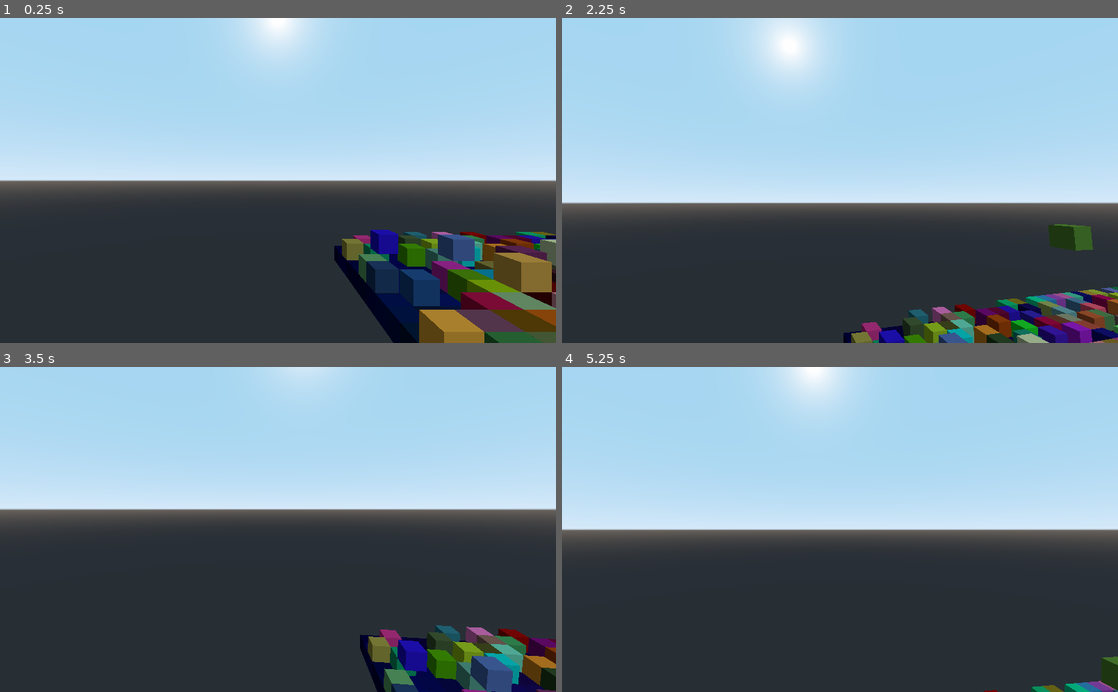
Above: before the commit, frames 1-4 (two rows, left to right).
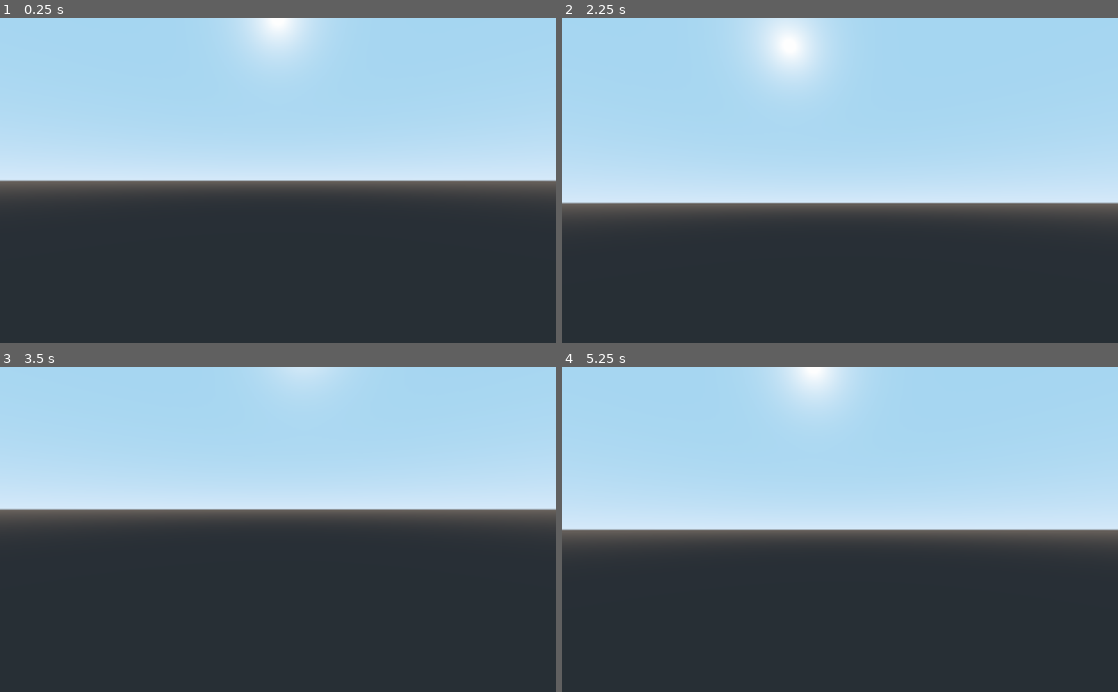
Above: after the commit, the same moments.

Repository: CrispyPin/voxel-raymarcher
Game: Godot game, scene res://main.tscn
Same seed, same stepped clock (60 frames per second), same inputs: the game is played once before the commit and once after it.
Inputs (mouse positions are in pixels of both pictures, inside the frame that each line leads up to):
- Up to frame 1 (0.25 s): no input
- Up to frame 2 (2.25 s): tap Enter at 0.5 s; move the mouse to (867, 180) at 0.52 s; hold Up (ui_up) from 0.53 s (still down); tap Space at 1.25 s; move the mouse to (812, 180) at 1.27 s; move the mouse to (851, 174) at 2.02 s
- Up to frame 3 (3.5 s): keep holding Up (ui_up); tap Enter at 2.75 s; move the mouse to (272, 536) at 2.77 s
- Up to frame 4 (5.25 s): keep holding Up (ui_up); tap Space at 3.5 s; move the mouse to (878, 532) at 3.52 s; move the mouse to (795, 526) at 4.27 s; tap Enter at 5 s; move the mouse to (845, 529) at 5.02 s

The runs differ from the first frame. In frame 1, 11% of the frame differs, in the area x 60-100%, y 65-100%; in frame 2, 5.7%; in frame 3, 5.6%; in frame 4, 0.6%.

Commit message:
fix not properly emptying voxel set at start for larger sets, general cleanup

Diff:
--- a/cube-raymarch/chunk.gd
+++ b/cube-raymarch/chunk.gd
@@ -1,7 +1,7 @@
 extends MeshInstance
 
 export var voxel_count = 64
-export var voxel_size = 0.5
+export var voxel_size = 0.5#0.03125
 var chunk_size = voxel_count * voxel_size;
 
 var voxels = Texture3D.new()
@@ -16,14 +16,12 @@
 
 	for x in range(voxel_count):
 		for z in range(voxel_count):
-			set_raw(x, 0, z, Color(x/64.0, z/64.0, randf()*0.25+0.25, 1))
-			set_raw(x, voxel_count-1, z, Color(x/64.0, z/64.0, randf()*0.25+0.25, 1))
+			set_raw(x, 0, z, Color(x/64.0, z/64.0, 0.5, 1))
+			set_raw(x, voxel_count-1, z, Color(x/64.0, z/64.0, 0.5, 1))
 			if randf() < 0.4:
 				set_raw(x, 1, z, Color(randf(), randf(), randf(), 1))
 			if randf() < 0.05:
 				set_raw(x, 2, z, Color(randf(), randf(), randf(), 1))
-
-	set_raw(8,8,8, Color(randf(), randf(), randf(), 1))
 
 	get_surface_material(0).set_shader_param("voxel_count", voxel_count)
 	get_surface_material(0).set_shader_param("voxel_size", voxel_size)
@@ -36,9 +34,9 @@
 
 func _fill_raw(col):
 	_voxel.set_pixel(0, 0, col)
-	for x in range(32):
-		for y in range(32):
-			for z in range(32):
+	for x in range(voxel_count):
+		for y in range(voxel_count):
+			for z in range(voxel_count):
 				voxels.set_data_partial(_voxel, x, y, z)
 
 func set_raw(x, y, z, col):
--- a/cube-raymarch/main.tscn
+++ b/cube-raymarch/main.tscn
@@ -16,7 +16,7 @@
 script = ExtResource( 3 )
 
 [node name="Camera" type="Camera" parent="."]
-transform = Transform( 1, 0, 0, 0, 1, 0, 0, 0, 1, -2.02789, 2.85439, 8.34048 )
+transform = Transform( 1, 0, 0, 0, 1, 0, 0, 0, 1, 8, 8, 8 )
 script = ExtResource( 2 )
 smoothness = 0.0
 pitch_limit = 90
--- a/cube-raymarch/raymarch.shader
+++ b/cube-raymarch/raymarch.shader
@@ -51,7 +51,7 @@
 	sun_light = sun_light*0.4+0.1;
 	col.rgb *= sun_light;
 	//col.rgb = norm*0.5+0.5;
-	//col = vec4(vec3(float(steps)/200.), 1);
+	//col.rgb += vec3(float(steps)/512.);
 	return col;
 }
 
@@ -59,7 +59,7 @@
 	float ray_len = 0.0;
 	steps = 0;
 	vec3 p;
-	while (ray_len <= 100.0 && steps < 200 && p == clamp(p, -0.1, 32.1)) {
+	while (ray_len <= 100.0 && steps < 512 && p == clamp(p, -0.1, 64.1)) {
 		steps++;
 		p = ray_start + ray_len * ray_dir;
 		float solid = get_voxel(p).a;
@@ -72,7 +72,7 @@
 
 		vec3 deltas = (step(0, ray_dir) - fract(world_to_voxel(p))) / ray_dir;
 		deltas *= voxel_size;
-		ray_len += max(mincomp(deltas), 0.001);
+		ray_len += max(mincomp(deltas), 0.0001);
 	}
 	hit = false;
 	dist = ray_len;
